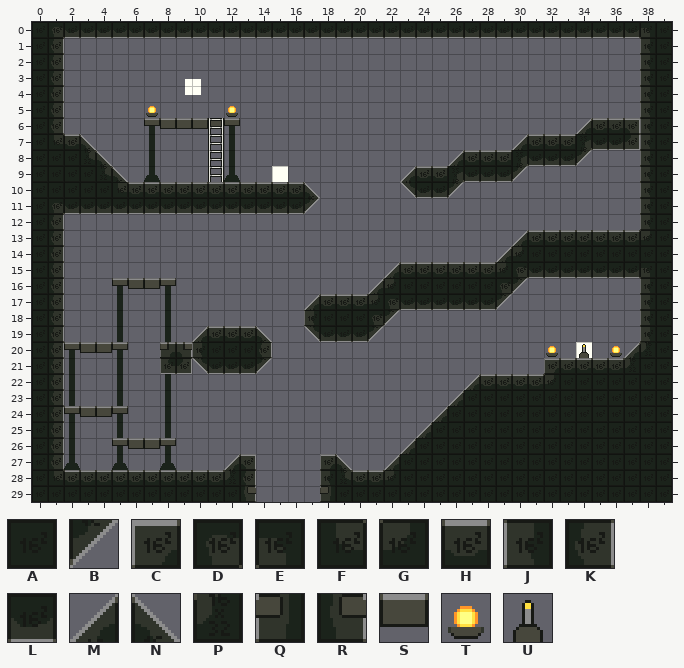
Tiled map: assets/levels/test.tmx. The picture above is the old version.
Cells are 16x16 px. Shown: x 0..39, y 0..29.
Key: from "prototype-basic-tiles": A 0, B 7, C 8, D 10, E 11, F 14, G 15, H 16, J 18, K 19, L 20, M 24, N 25, P 28, Q 30, R 31, S 37; from "prototype-interactive-elements": T 1, U 13.
_ is an empty cell.
Layer "collision" before, first column x 20:
13 __________MHHHHHHHGA
14 _________MGAAAAAAAAA
15 __MHHHHHHGDLLLLLLLEA
16 _MGAAAAAADB_______JA
17 HGDLLLLLLB________JA
18 ADB_______________JA
19 LB________________JA
20 _________________MPA
21 ____________CHHHHPAA
22 _______MHHHHGAAAAAAA
23 ______MAAAAAAAAAAAAA
24 _____MAAAAAAAAAAAAAA
25 ____MAAAAAAAAAAAAAAA
26 ___MAAAAAAAAAAAAAAAA
27 __MAAAAAAAAAAAAAAAAA
28 HHGAAAAAAAAAAAAAAAAA
29 AAAAAAAAAAAAAAAAAAAA
After:
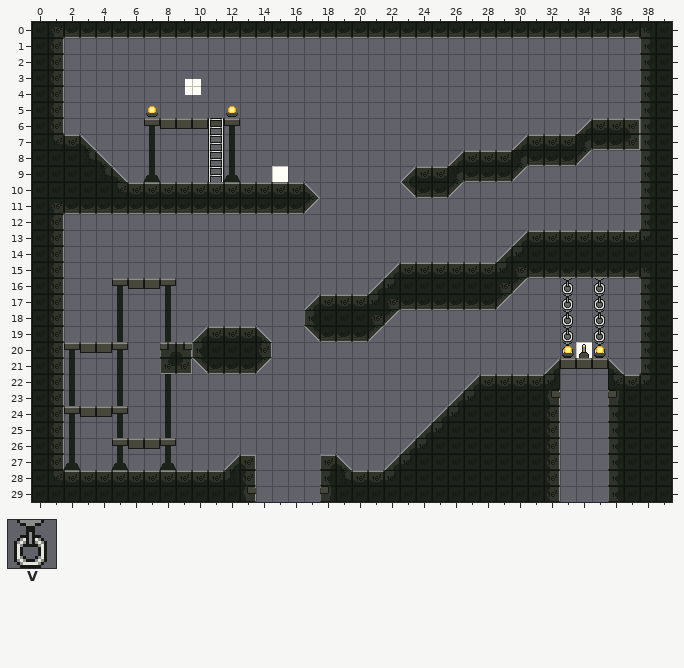
Further tiles: from "prototype-interactive-elements": V 2.
Edits made:
Layer "background":
The author put tile V in rows 16 to 20 at x 33 and 35.
Layer "collision":
Tile A becomes tile F in row 22 at x 36.
Tile A becomes tile G in row 22 at x 38; in row 23 at x 27; in row 24 at x 26; in row 25 at x 25; in row 26 at x 24; in row 27 at x 23.
Tile A becomes tile H in row 22 at x 37.
Tile A becomes tile J in row 21 at x 38; in rows 24 to 29 at x 36.
Tile P becomes tile J in row 20 at x 38.
Tile A becomes tile K in rows 24 to 29 at x 32.
Tile C becomes tile M in row 21 at x 32.
Tile H becomes tile N in row 21 at x 36.
Tile A becomes tile Q in row 23 at x 36.
Tile A becomes tile R in row 23 at x 32.
Tile H becomes tile S in row 21 at x 33 to 35.
Tile A is removed in rows 22 to 29 at x 33 to 35.
Tile M is removed in row 20 at x 37.
Tile P is removed in row 21 at x 37.
Layer "foreground":
The author put tile T in row 20 at x 33 and 35.
Tile T is removed in row 20 at x 32 and 36.
Where, in picture pixels (left, top, right, bottom), the same in both pictures:
changed: (544, 278, 655, 502)
changed: (400, 390, 477, 465)
